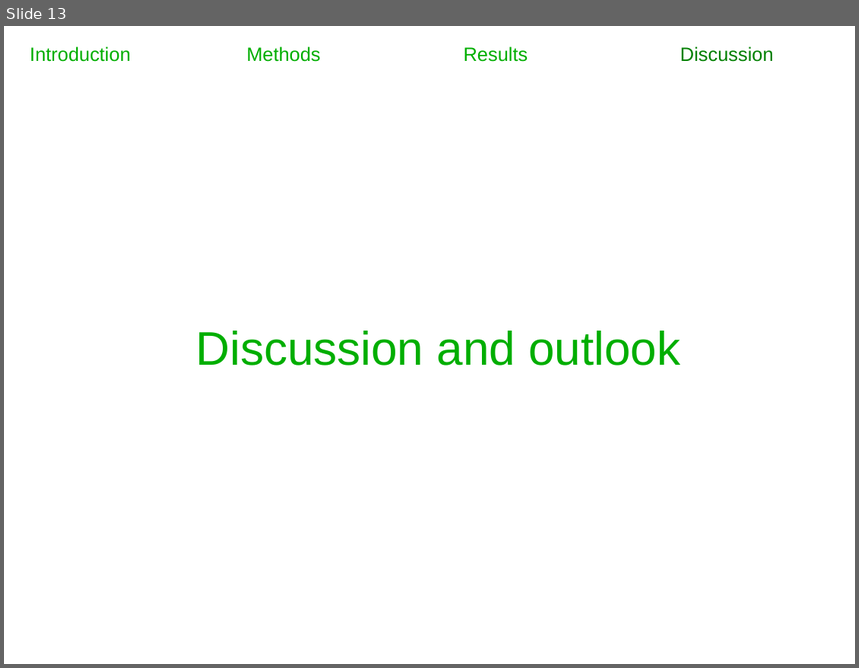
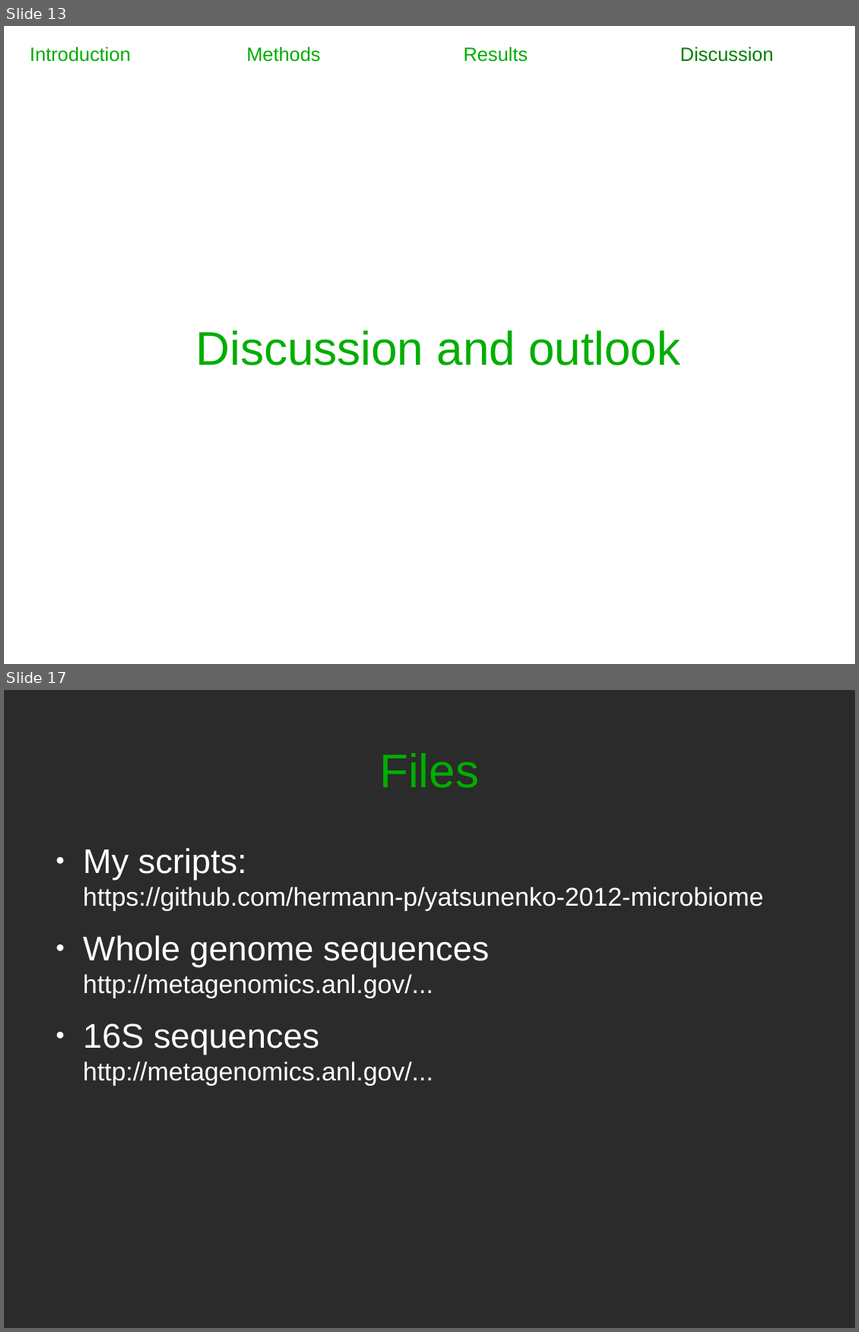
Before and after one commit to hermann-p/yatsunenko-2012-microbiome, a slide deck: methods_talk/talk2.odp. Shown one above the other, each under a label of ours: slide 13 before the commit, slides 13 and 17 after it; the slides between them are not shown. The pictures are 859x668 and 859x1332 pixels, drawn with LibreOffice and Linux fonts; fonts in the diff are those of the drawing; background and template pictures are left out; a plain dark background stands for a picture behind light text. Boxes give left, top, right and bottom in pixels: in the first picture for what was removed or moved away, otherwise in the second. Text is boxed around its words. In the diff, an @@ line names an element or a change of style, - is before the commit and + after.

```diff
--- a/methods_talk/talk2.odp
+++ b/methods_talk/talk2.odp
@@ slide 17 added at [4, 690, 855, 1328], background picture (left out) @@
@@ title added at [379, 753, 479, 788], 44 pt, text #00AE00 @@
+Files
@@ text added at [83, 848, 764, 1086], 24 pt, text #FFFFFF @@
+● My scripts:
+  https://github.com/hermann-p/yatsunenko-2012-microbiome
+● Whole genome sequences
+  http://metagenomics.anl.gov/...
+● 16S sequences
+  http://metagenomics.anl.gov/...
```
Also in this commit, not shown: 2 slides changed, 2 other slides added, 1 slide removed.
